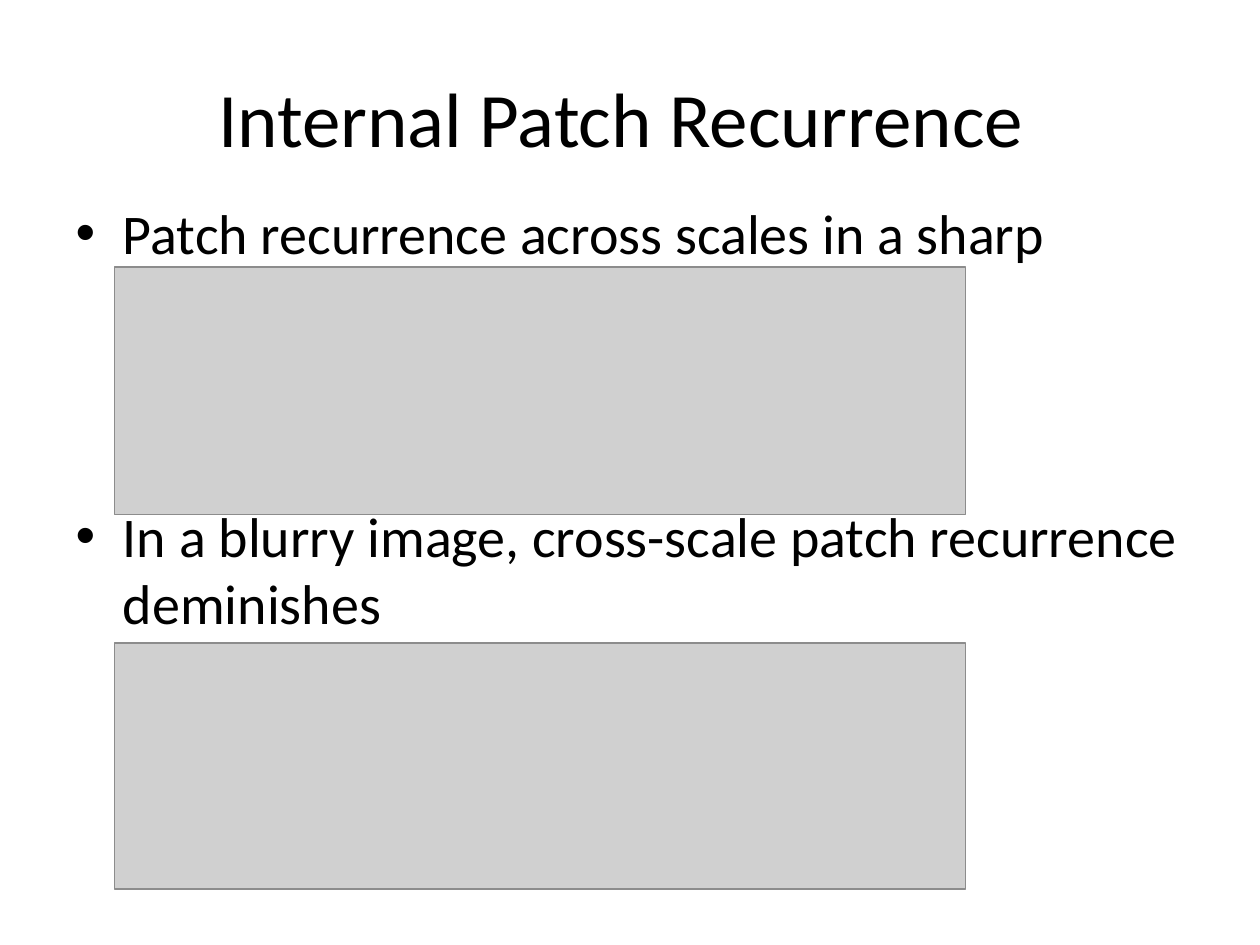
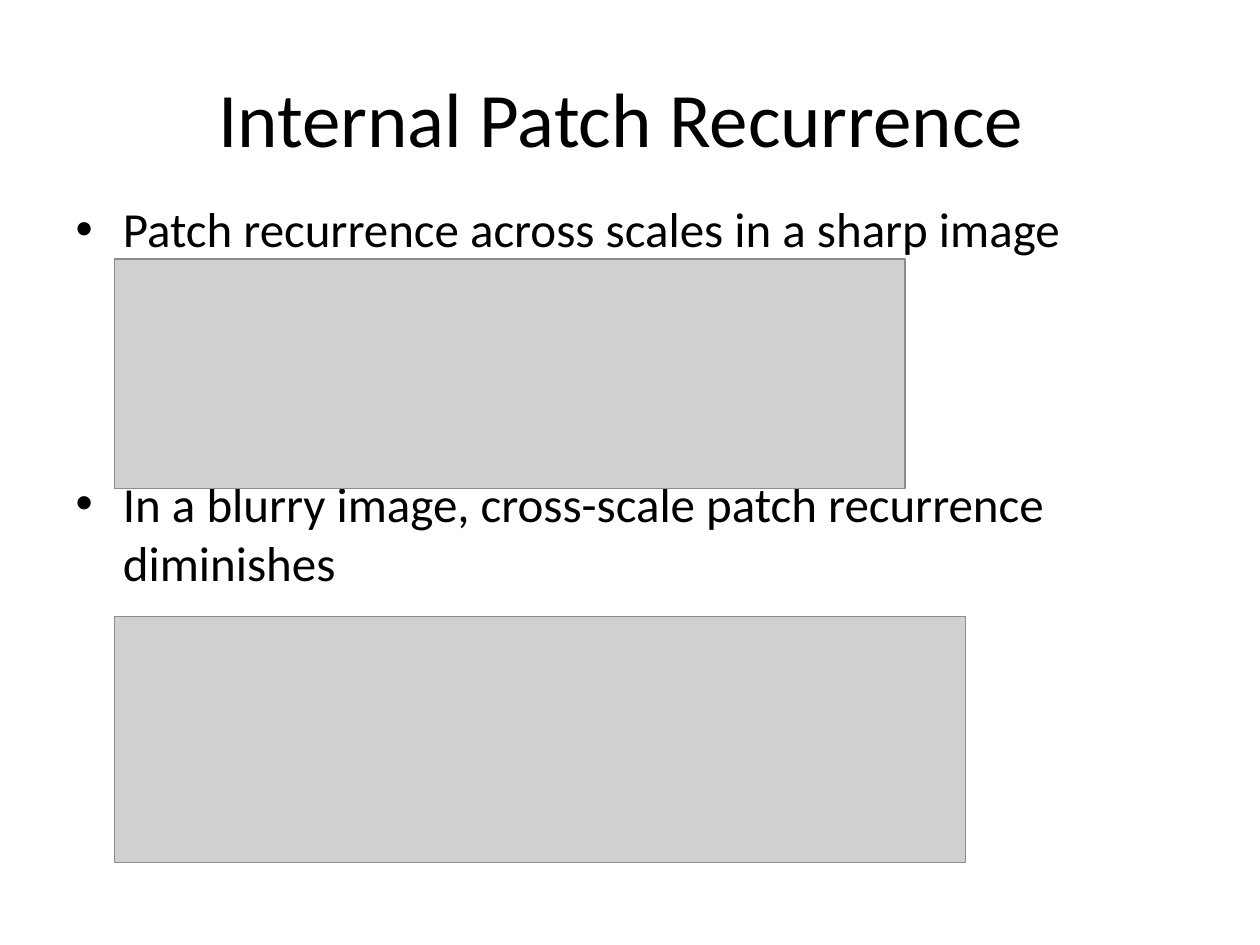
Before and after one commit to georgehwong/ECE590-03IMG, a slide deck: slide 4 of Paper_Presentation_pdf/presentation/ECE 590_Team 3_Presentation_final.pptx. Drawn at 1260x945 pixels with LibreOffice and Linux fonts; fonts in the diff are those of the drawing; grey boxes stand for pictures. Boxes give left, top, right and bottom in pixels: in the first picture for what was removed or moved away, otherwise in the second. Text is boxed around its words. In the diff, an @@ line names an element or a change of style, - is before the commit and + after.

```diff
--- a/Paper_Presentation_pdf/presentation/ECE 590_Team 3_Presentation_final.pptx
+++ b/Paper_Presentation_pdf/presentation/ECE 590_Team 3_Presentation_final.pptx
@@ text at <box>123,213,1060,259</box>: size 32 to 28 pt in "Patch recurrence across scales in a sharp ..." @@
@@ picture: place and size @@
-picture at <box>115,267,966,514</box>
+picture at <box>115,260,906,489</box>
@@ text at <box>123,482,1044,582</box>: text changed; size 32 to 28 pt @@
-• In a blurry image, cross-scale patch recurrence deminishes
+• In a blurry image, cross-scale patch recurrence diminishes
@@ picture: place and size @@
-picture at <box>115,643,966,888</box>
+picture at <box>115,616,966,862</box>
```
Also in this commit, not shown: 1 other slide changed.
